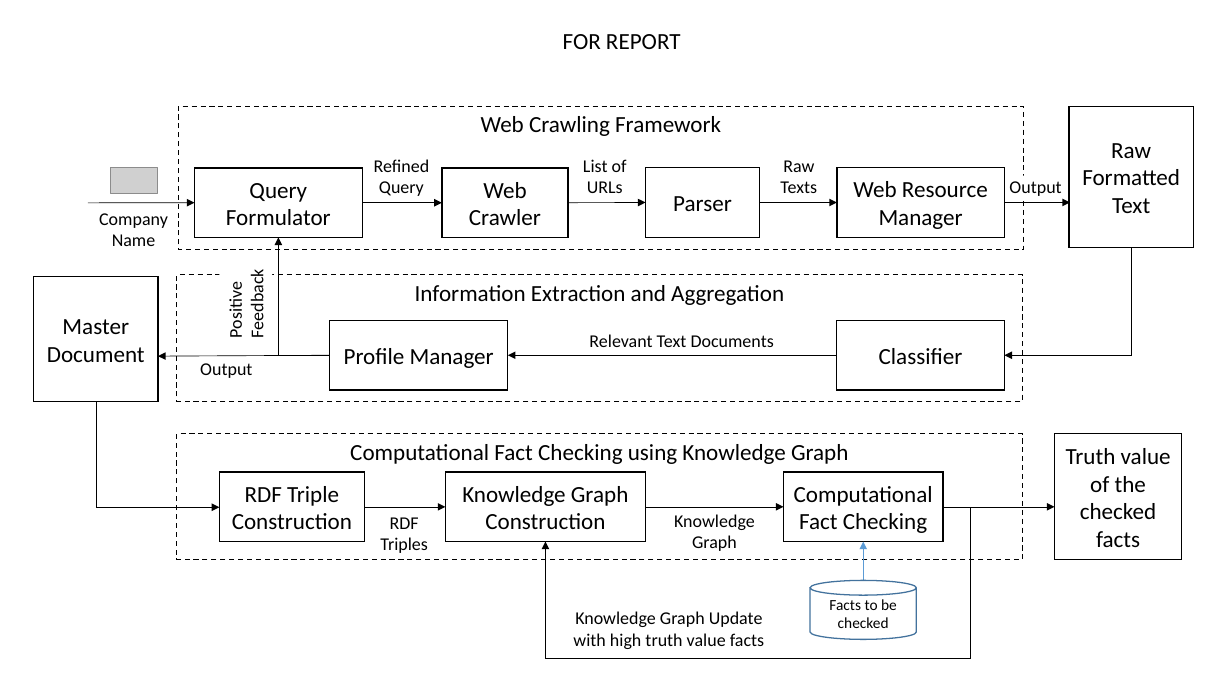
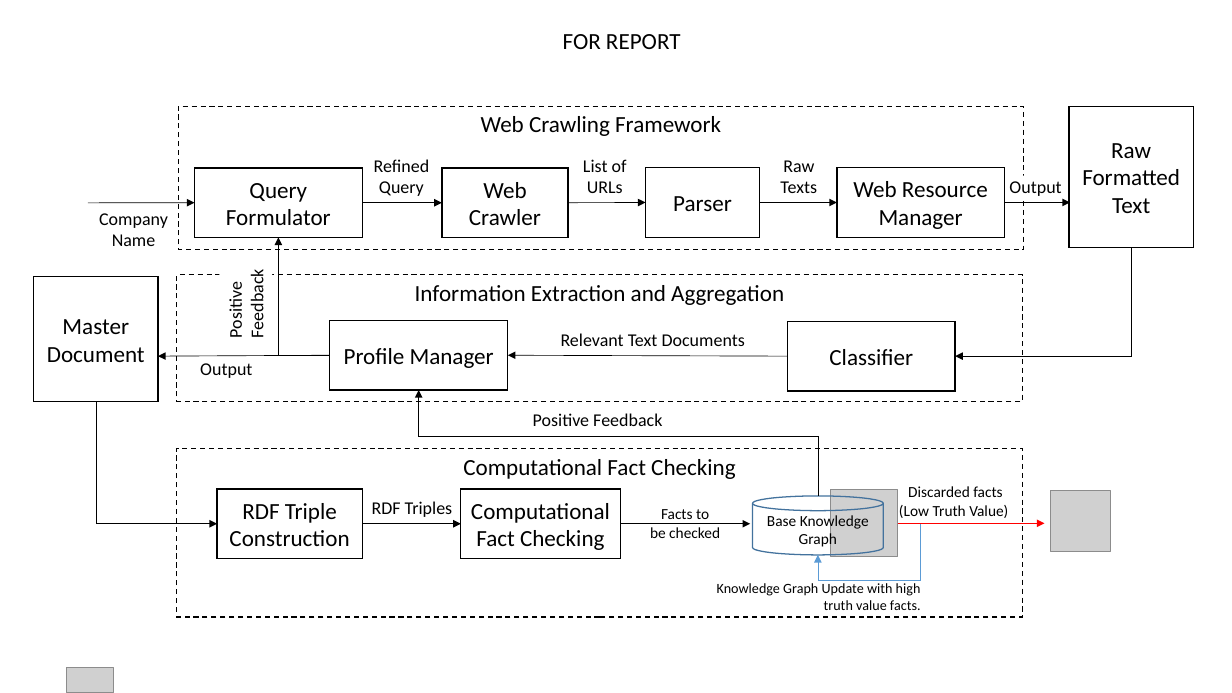
Before and after one commit to himahuja/pcatxcore, a slide deck: slide 2 of img/Architectures.pptx. Drawn at 1232x693 pixels with LibreOffice and Linux fonts; fonts in the diff are those of the drawing; grey boxes stand for pictures. Boxes give left, top, right and bottom in pixels: in the first picture for what was removed or moved away, otherwise in the second. Text is boxed around its words. In the diff, an @@ line names an element or a change of style, - is before the commit and + after.

Commit message:
Added new architectures

```diff
--- a/img/Architectures.pptx
+++ b/img/Architectures.pptx
@@ picture removed at <box>110,168,158,193</box> @@
@@ elbow arrow moved from (1131, 248) - (1005, 355) to (1131, 248) - (956, 356) @@
@@ text "Relevant Text Documents": place and size @@
-text "Relevant Text Documents" at <box>589,334,774,347</box>
+text "Relevant Text Documents" at <box>561,333,745,346</box>
@@ rectangle "Classifier": place and size @@
-rectangle "Classifier" at <box>837,321,1005,390</box>
+rectangle "Classifier" at <box>787,322,955,391</box>
@@ arrow moved from (837, 355) - (508, 355) to (787, 356) - (508, 355) @@
@@ elbow arrow moved from (96, 402) - (219, 507) to (96, 402) - (217, 524) @@
@@ elbow arrow moved from (944, 507) - (545, 542) to (818, 496) - (419, 390) @@
@@ text added at <box>533,413,662,426</box>, 14 pt, text #000000 @@
+Positive Feedback
@@ rectangle "Computational Fact Checking": place and size @@
-rectangle "Computational Fact Checking" at <box>177,433,1022,559</box>
+rectangle "Computational Fact Checking" at <box>177,448,1022,617</box>
@@ rectangle removed at <box>1055,433,1182,559</box> @@
-Truth value of the checked facts
@@ rectangle removed at <box>445,472,646,542</box> @@
-Knowledge Graph Construction
@@ text in rectangle at <box>463,459,735,479</box>: text changed @@
-Computational Fact Checking using Knowledge Graph
+Computational Fact Checking
@@ rectangle "RDF Triple Construction": place and size @@
-rectangle "RDF Triple Construction" at <box>219,472,364,542</box>
+rectangle "RDF Triple Construction" at <box>217,489,362,558</box>
@@ text at <box>372,501,453,517</box>: text changed @@
-RDF
-Triples
+RDF Triples
@@ rectangle "Computational Fact Checking": place and size @@
-rectangle "Computational Fact Checking" at <box>784,472,944,542</box>
+rectangle "Computational Fact Checking" at <box>461,489,621,558</box>
@@ text "Facts to": place and size @@
-text "Facts to" at <box>811,580,917,640</box>
+text "Facts to" at <box>650,509,720,538</box>
@@ text "Facts to" at <box>650,509,720,538</box>: vertical alignment middle to top; fill #FFFFFF to none; outline #43739E 1 pt to none @@
@@ text at <box>650,509,720,538</box>: text changed @@
-Facts to be checked
+Facts to
+be checked
@@ cylinder "Base Knowledge Graph": place and size @@
-cylinder "Base Knowledge Graph" at <box>674,514,755,551</box>
+cylinder "Base Knowledge Graph" at <box>753,496,884,555</box>
@@ cylinder "Base Knowledge Graph" at <box>753,496,884,555</box>: vertical alignment top to middle; outline none to #43739E 1 pt @@
@@ picture added at <box>831,490,897,557</box> @@
@@ text added at <box>899,486,1008,518</box>, 12 pt, text #000000 @@
+Discarded facts
+(Low Truth Value)
@@ picture added at <box>1050,491,1110,551</box> @@
@@ arrow moved from (365, 507) - (445, 507) to (362, 524) - (461, 524) @@
@@ arrow moved from (646, 507) - (784, 507) to (620, 524) - (750, 524) @@
@@ text in cylinder at <box>767,512,869,549</box>: text changed; size 14 to 12 pt @@
-Knowledge Graph
+Base Knowledge Graph
@@ elbow arrow added from (898, 523) to (818, 555), #5B9BD5 0.5 pt @@
@@ arrow moved from (944, 507) - (1055, 507) to (898, 523) - (1044, 523) @@
@@ arrow (898, 523) - (1044, 523): stroke #000000 0.5 pt to #FF0000 0.5 pt @@
@@ arrow removed from (863, 580) to (863, 542) @@
@@ text at <box>717,583,921,610</box>: text changed; size 14 to 11 pt @@
-Knowledge Graph Update with high truth value facts
+Knowledge Graph Update with high truth value facts.
@@ picture added at <box>67,668,115,693</box> @@
```
